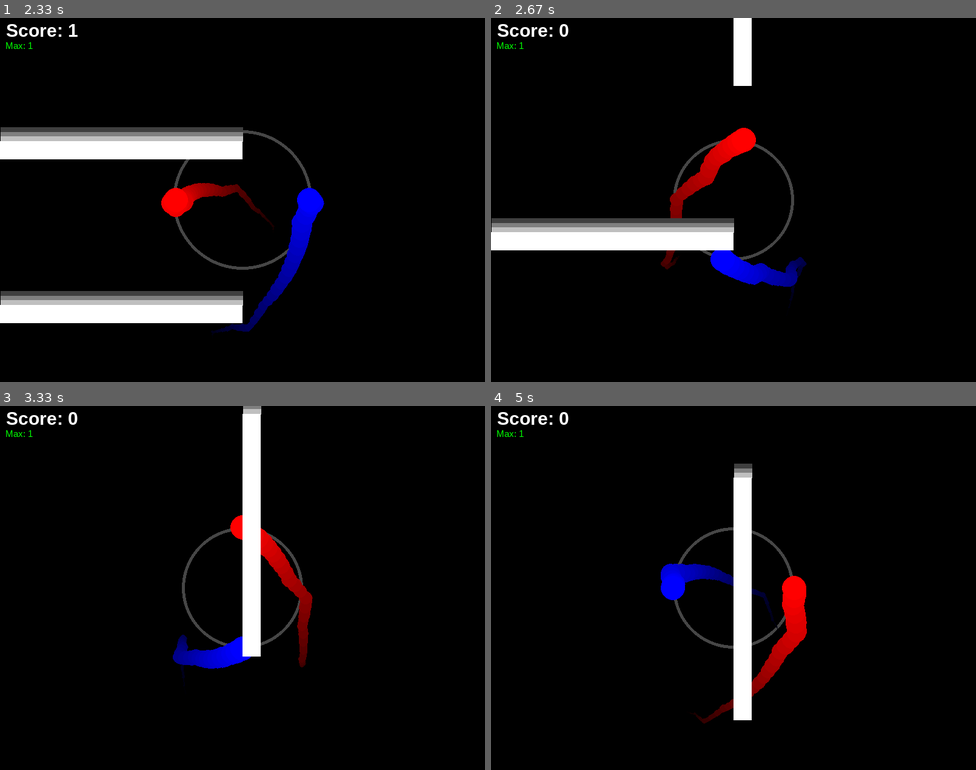
Above: before the commit, frames 1-4 (two rows, left to right).
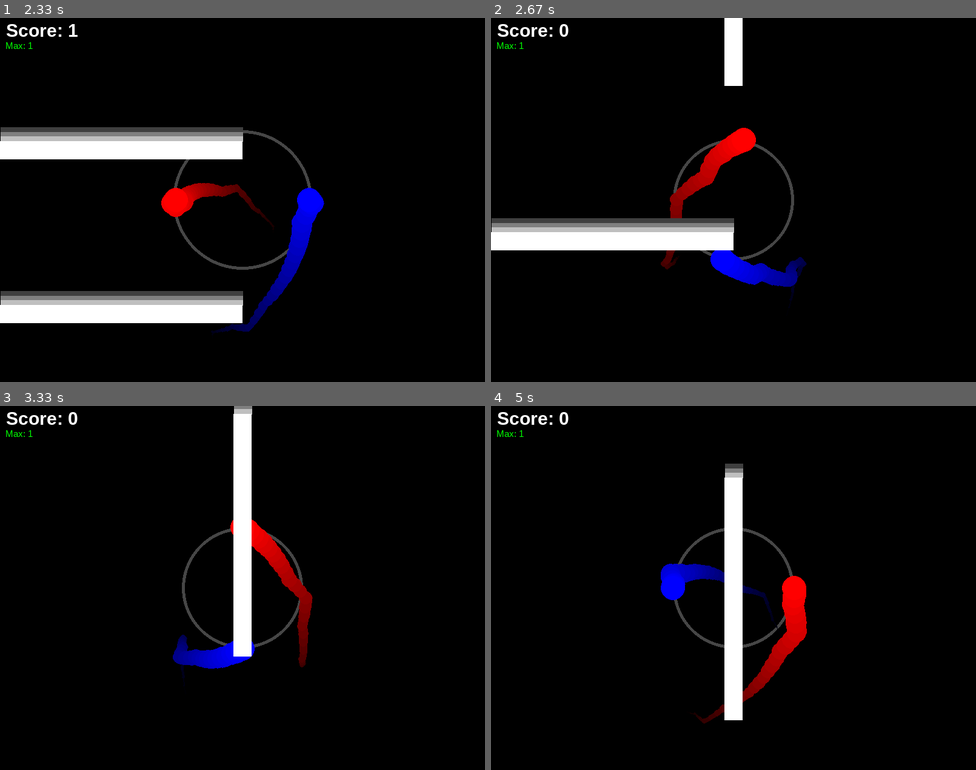
Above: after the commit, the same moments.

Repository: ycarowwww/atividades_backend_ifrn
Game: pygame game, started from 1Ano/JogoFimDeAno/duet.py
Two runs of this game, one before a commit and one after it. Both use one fixed random seed, a clock stepped at 60 frames per second and the inputs below.
Inputs:
- Up to frame 1 (2.33 s): hold D 0.33-0.8 s; hold D 0.83-1.3 s; tap Space at 0.9, 1.2, 1.4, 1.7, 1.97, 2.27 s; tap Shift at 0.98 s; hold A 1.33-1.87 s; hold A 1.9-2.3 s
- Up to frame 2 (2.67 s): hold D from 2.33 s (still down); tap Space at 2.4 s; tap Shift at 2.48 s
- Up to frame 3 (3.33 s): tap Space at 2.7, 3.07 s; release D at 2.97 s; hold A from 3 s (still down)
- Up to frame 4 (5 s): tap Space at 3.37, 3.57, 3.87, 4.07, 4.37, 4.57, 4.87 s; release A at 3.47 s; hold D 3.5-3.97 s; hold D 4-4.47 s; tap Shift at 4.15 s; hold A from 4.5 s (still down)

Frame 1 is identical in both runs. In frame 2, 0.7% of the frame differs, in the area x 48-54%, y 0-19%; in frame 3, 2.6%; in frame 4, 2.6%, in the area x 48-54%, y 15-87%.

Commit message:
Obstáculo Tipo 3 centralizado

Diff:
--- a/1Ano/JogoFimDeAno/duet.py
+++ b/1Ano/JogoFimDeAno/duet.py
@@ -145,6 +145,7 @@
                 obstacles_list.append(Obstacle([SCREEN_CENTER[0], -OBSTACLE_SIZE], COLORS["WHITE"], [SCREEN_SIZE[0]//2, OBSTACLE_SIZE]))
             case 3:
                 obstacles_list.append(Obstacle([SCREEN_CENTER[0], -SCREEN_CENTER[0]], COLORS["WHITE"], [OBSTACLE_SIZE, SCREEN_SIZE[0]//2]))
+                obstacles_list[-1].hitbox_rect.centerx = SCREEN_CENTER[0]
 
         punctuation += 1
         max_score = max(max_score, punctuation)
